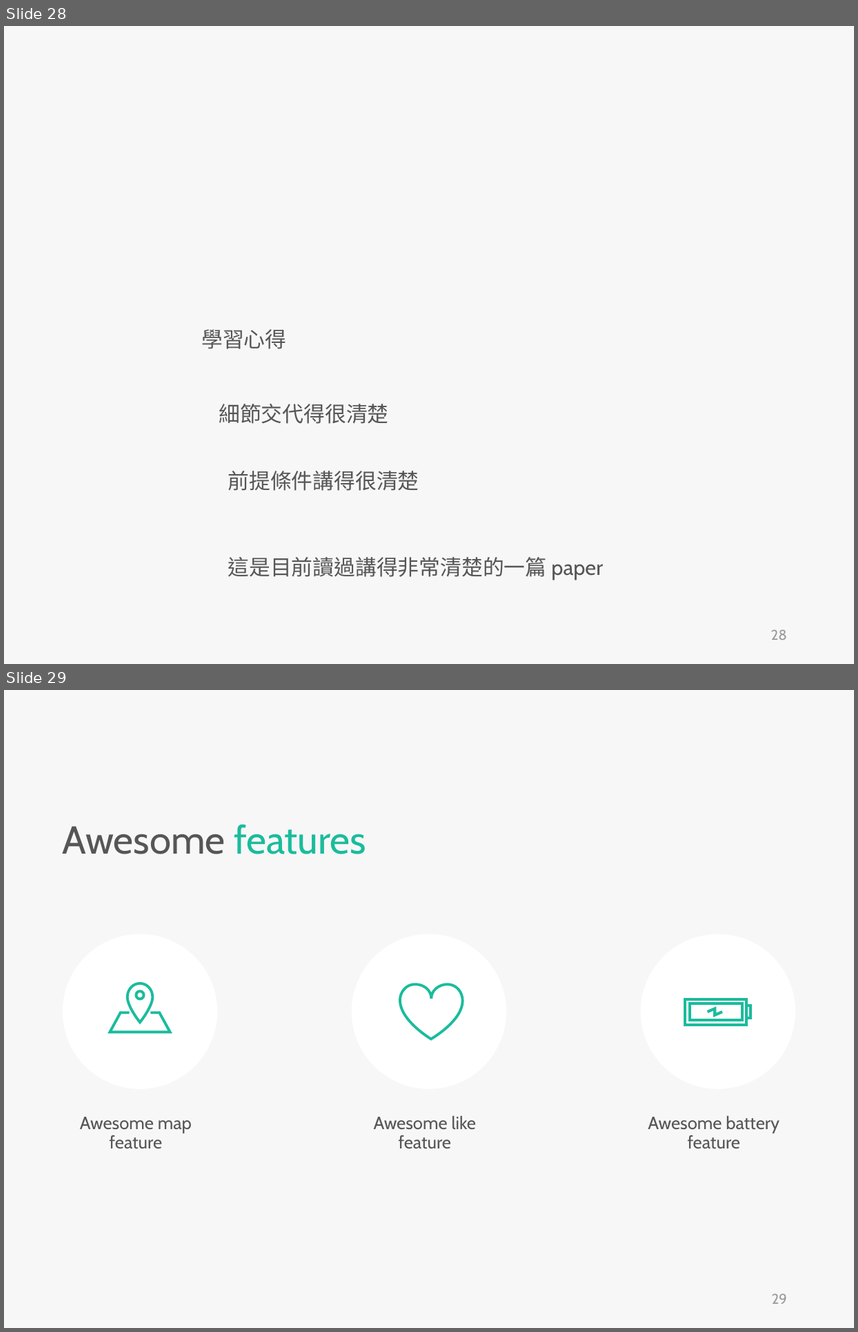
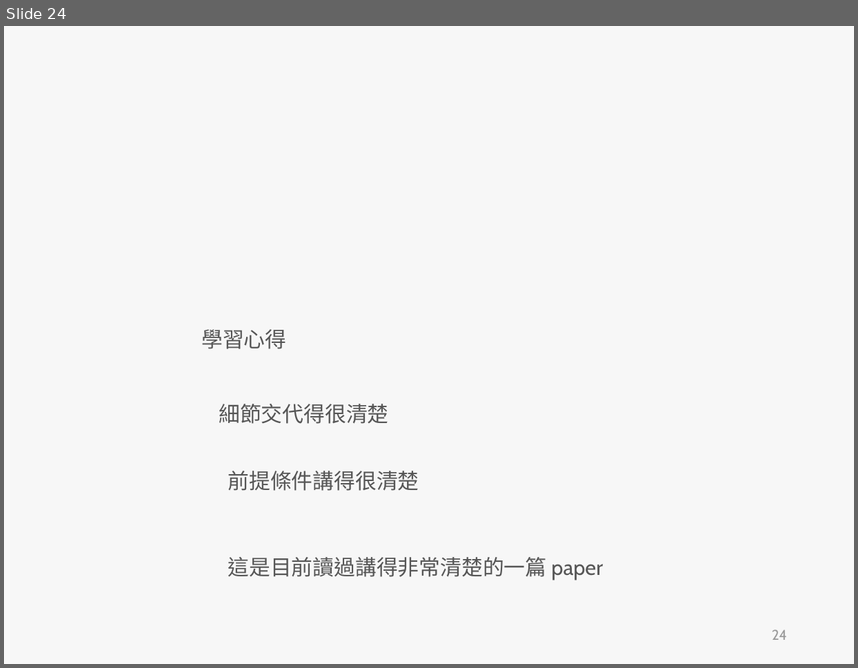
Before and after one commit to skyran1278/VbaProject, a slide deck: 20180126_SmartSplice/20180808_Meeting/Incremental dynamic analysis with multi-modes for seismic performance evaluation of RC bridges.pptx. Shown one above the other, each under a label of ours: slides 28 and 29 before the commit, slide 24 after it. The pictures are 858x1332 and 858x668 pixels, drawn with LibreOffice and Linux fonts; fonts in the diff are those of the drawing. Boxes give left, top, right and bottom in pixels: in the first picture for what was removed or moved away, otherwise in the second. Text is boxed around its words. In the diff, an @@ line names an element or a change of style, - is before the commit and + after.

```diff
--- a/20180126_SmartSplice/20180808_Meeting/Incremental dynamic analysis with multi-modes for seismic performance evaluation of RC bridges.pptx
+++ b/20180126_SmartSplice/20180808_Meeting/Incremental dynamic analysis with multi-modes for seismic performance evaluation of RC bridges.pptx
@@ slide 29 removed at bbox=[4, 690, 854, 1328], background #F7F7F7 @@
@@ text removed at bbox=[63, 824, 366, 854] @@
-Awesome features
@@ ellipse removed at bbox=[63, 934, 217, 1089] @@
@@ ellipse removed at bbox=[352, 934, 506, 1089] @@
@@ ellipse removed at bbox=[641, 934, 795, 1089] @@
@@ freeform shape removed at bbox=[128, 983, 153, 1023] @@
@@ ellipse removed at bbox=[136, 991, 143, 998] @@
@@ freeform shape removed at bbox=[400, 984, 463, 1039] @@
@@ freeform shape removed at bbox=[110, 1012, 170, 1032] @@
@@ group removed at bbox=[686, 998, 751, 1024]: 2 rectangles, 2 freeform shapes @@
@@ text removed at bbox=[80, 1116, 192, 1149] @@
-Awesome map feature
@@ text removed at bbox=[374, 1116, 477, 1149] @@
-Awesome like feature
@@ text removed at bbox=[648, 1116, 780, 1149] @@
-Awesome battery feature
@@ page number removed at bbox=[772, 1293, 787, 1303] @@
-29
@@ what was slide 28 is now slide 24 @@
@@ page number at bbox=[772, 629, 787, 639]: text changed @@
-28
+24
```
Also in this commit, not shown: 7 slides changed, 7 slides added, 35 other slides removed, 3 other files.
